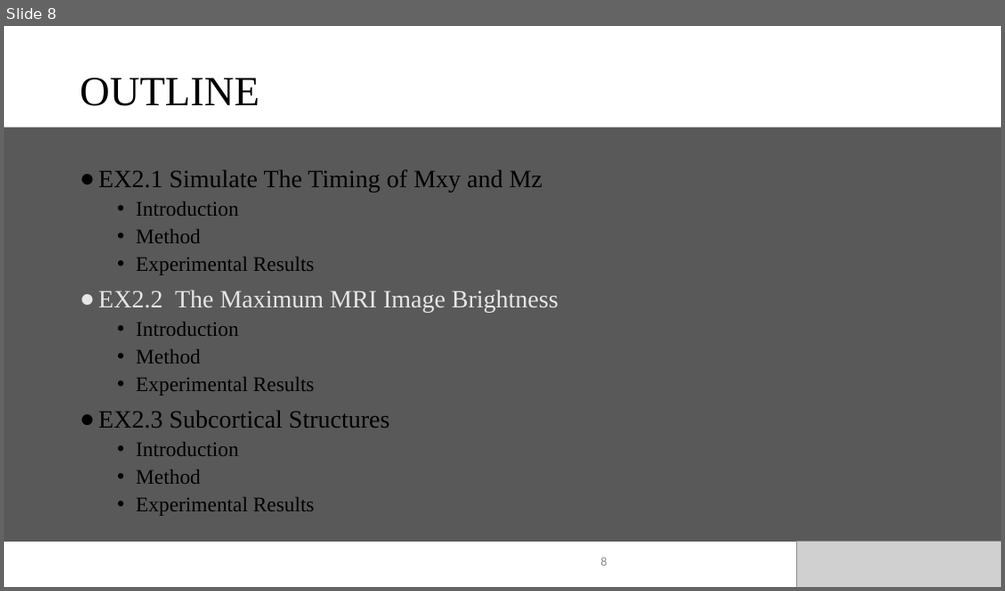
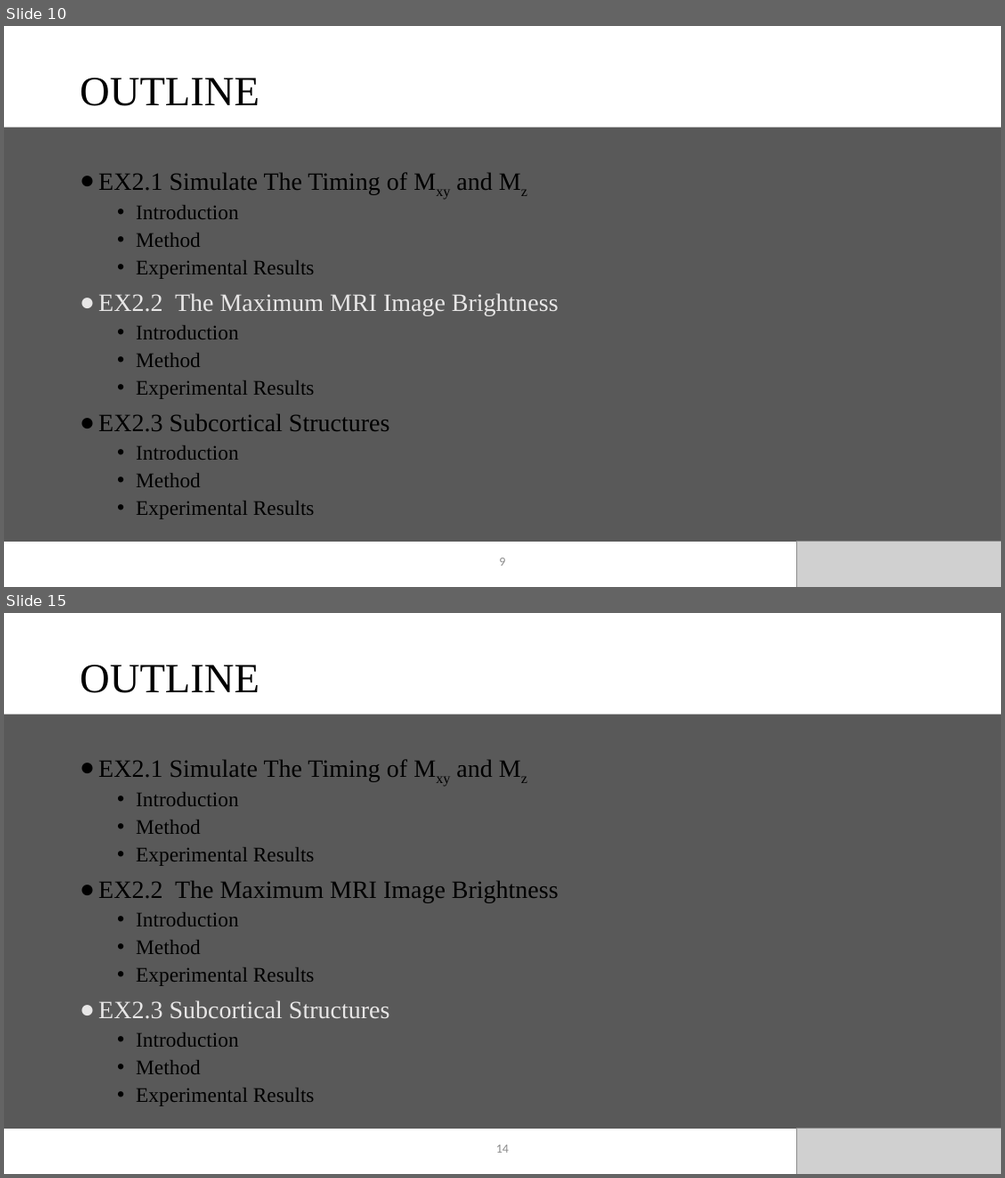
Before and after one commit to DanielHo-BS/MRI, a slide deck: FLASH_HW2/HW2.pptx. Shown one above the other, each under a label of ours: slide 8 before the commit, slides 10 and 15 after it; the slides between them are not shown. The pictures are 1005x591 and 1005x1178 pixels, drawn with LibreOffice and Linux fonts; fonts in the diff are those of the drawing; grey boxes stand for pictures. Boxes give left, top, right and bottom in pixels: in the first picture for what was removed or moved away, otherwise in the second. Text is boxed around its words. In the diff, an @@ line names an element or a change of style, - is before the commit and + after.

```diff
--- a/FLASH_HW2/HW2.pptx
+++ b/FLASH_HW2/HW2.pptx
@@ slide 15 added at [4,613,1001,1174], background #FFFFFF @@
@@ text added at [80,665,259,693], 40 pt, text #000000 @@
+OUTLINE
@@ rectangle added at [4,714,1001,1128], fill #595959 @@
@@ text added at [98,759,558,1106], 20 pt, text #000000 @@
+● EX2.1 Simulate The Timing of Mxy and Mz
+  • Introduction
+  • Method
+  • Experimental Results
+● EX2.2 The Maximum MRI Image Brightness
+  • Introduction
+  • Method
+  • Experimental Results
+● EX2.3 Subcortical Structures
+  • Introduction
+  • Method
+  • Experimental Results
@@ page number added at [496,1144,509,1152], 12 pt, text #8C8C8C @@
+14
@@ picture added at [797,1128,1001,1174] @@
@@ what was slide 8 is now slide 10 @@
@@ slide 10 changed as well @@
@@ text at [98,172,492,195]: now subscript in "Mxy Mz" @@
@@ page number at [499,557,505,565]: text changed @@
-8
+9
```
Also in this commit, not shown: 2 other slides changed, 22 other slides added, 7 slides removed, 6 other files.
